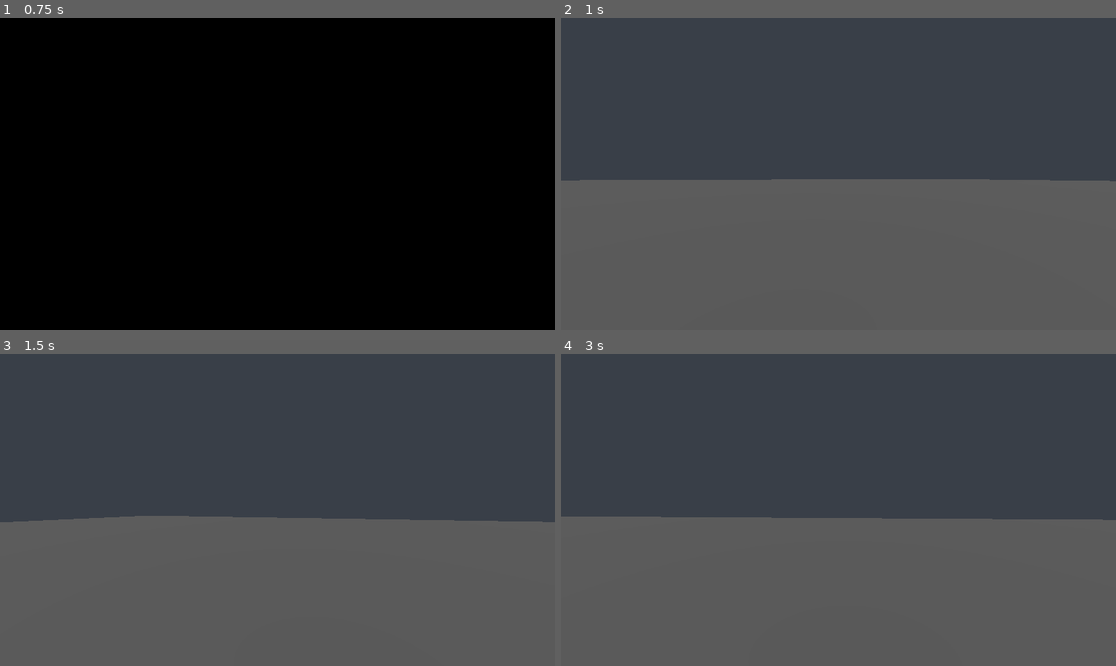
Above: before the commit, frames 1-4 (two rows, left to right).
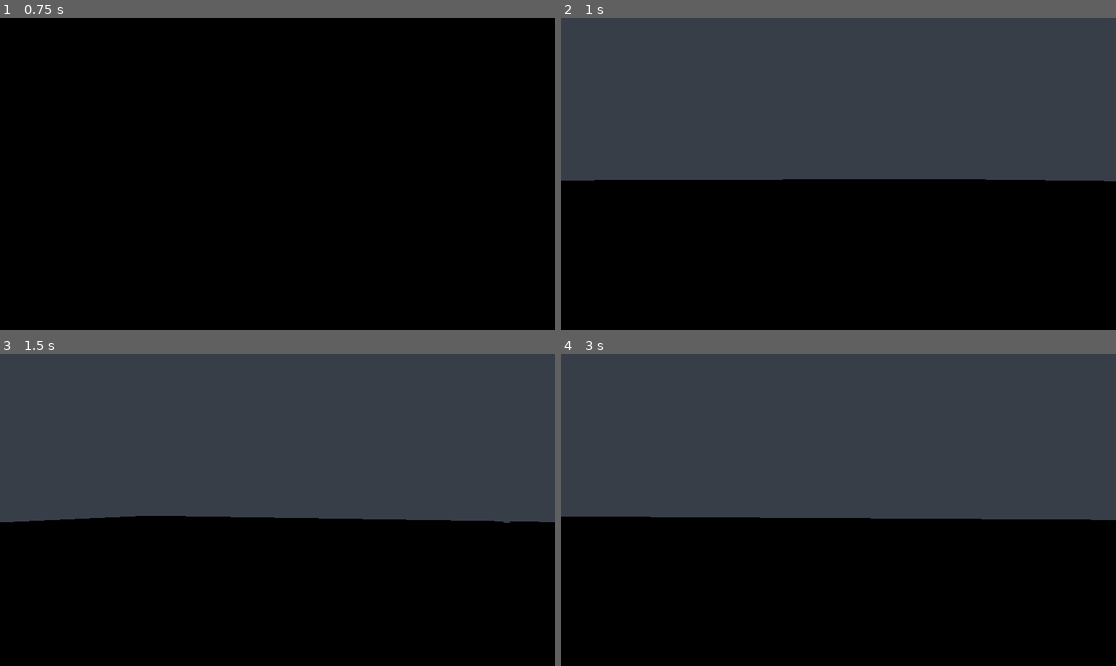
Above: after the commit, the same moments.

Repository: Madhusha2003/DarkMaze
Game: Godot game, scene res://Scenes/Main.tscn
The game is run twice, just before and just after one commit, with the same random seed, the same clock (stepped at 60 frames per second) and the same inputs.
Inputs (mouse positions are in pixels of both pictures, inside the frame that each line leads up to):
- Up to frame 1 (0.75 s): tap Enter at 0.5 s; move the mouse to (305, 174) at 0.52 s; hold Up (ui_up) from 0.53 s (still down); hold Shift (run) from 0.53 s (still down)
- Up to frame 2 (1 s): keep holding Up (ui_up); keep holding Shift (run); tap Space at 0.77 s
- Up to frame 3 (1.5 s): keep holding Up (ui_up); tap Space at 1.25 s; move the mouse to (249, 510) at 1.27 s; release Shift (run) at 1.28 s; tap P at 1.35 s
- Up to frame 4 (3 s): keep holding Up (ui_up); tap Space at 1.52 s; move the mouse to (849, 503) at 2.02 s; tap R at 2.1 s; move the mouse to (832, 516) at 2.77 s; tap Ctrl at 2.85 s

Frame 1 is identical in both runs. In frame 2, 48% of the frame differs, in the area x 0-100%, y 51-100%; in frame 3, 47%; in frame 4, 47%.

Commit message:
Small fixes

Diff:
--- a/Scenes/Main.tscn
+++ b/Scenes/Main.tscn
@@ -10,6 +10,7 @@
 [sub_resource type="Environment" id="Environment_c1w88"]
 ambient_light_source = 2
 ambient_light_energy = 0.1
+ssao_enabled = true
 fog_enabled = true
 fog_mode = 1
 fog_light_color = Color(0.22350436, 0.24595794, 0.28089505, 1)
@@ -45,6 +46,7 @@
 
 [node name="DirectionalLight3D" type="DirectionalLight3D" parent="." unique_id=869707311]
 transform = Transform3D(1, 0, 0, 0, 0.70710677, 0.70710677, 0, -0.70710677, 0.70710677, 0, 0, 0)
+visible = false
 light_energy = 0.5
 shadow_enabled = true
 
--- a/Scripts/world.gd
+++ b/Scripts/world.gd
@@ -26,7 +26,7 @@
 	maze_floor.position = center + Vector3(0, 0, 0)
 	maze_floor.scale = Vector3(size_x, 1, size_z)
 
-	maze_roof.position = center + Vector3(0, 4.01, 0)
+	maze_roof.position = center + Vector3(0, 4, 0)
 	maze_roof.scale = Vector3(size_x, 1, size_z)
 
 func center_maze(maze_node: Node3D, is_generated: bool):
--- a/World/Celling.tscn
+++ b/World/Celling.tscn
@@ -1,6 +1,10 @@
 [gd_scene format=3 uid="uid://bbjcbjhhlx46w"]
 
+[sub_resource type="StandardMaterial3D" id="StandardMaterial3D_4i1qi"]
+cull_mode = 1
+
 [sub_resource type="PlaneMesh" id="PlaneMesh_4i1qi"]
+material = SubResource("StandardMaterial3D_4i1qi")
 size = Vector2(1, 1)
 
 [node name="Celling" type="Node3D" unique_id=1480429824]
